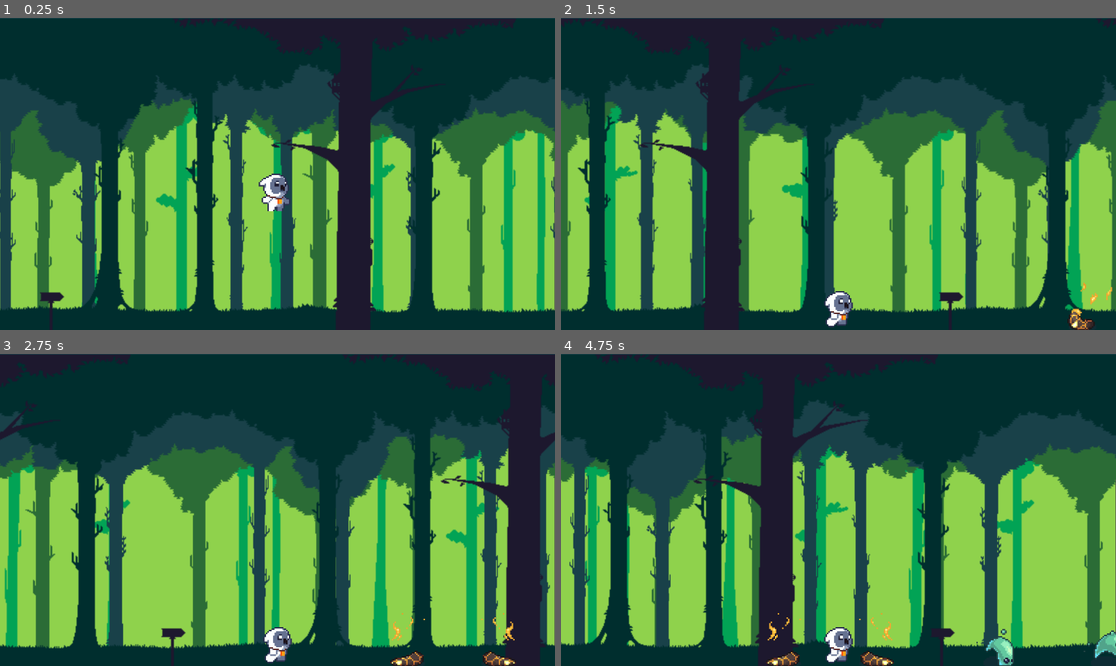
Above: before the commit, frames 1-4 (two rows, left to right).
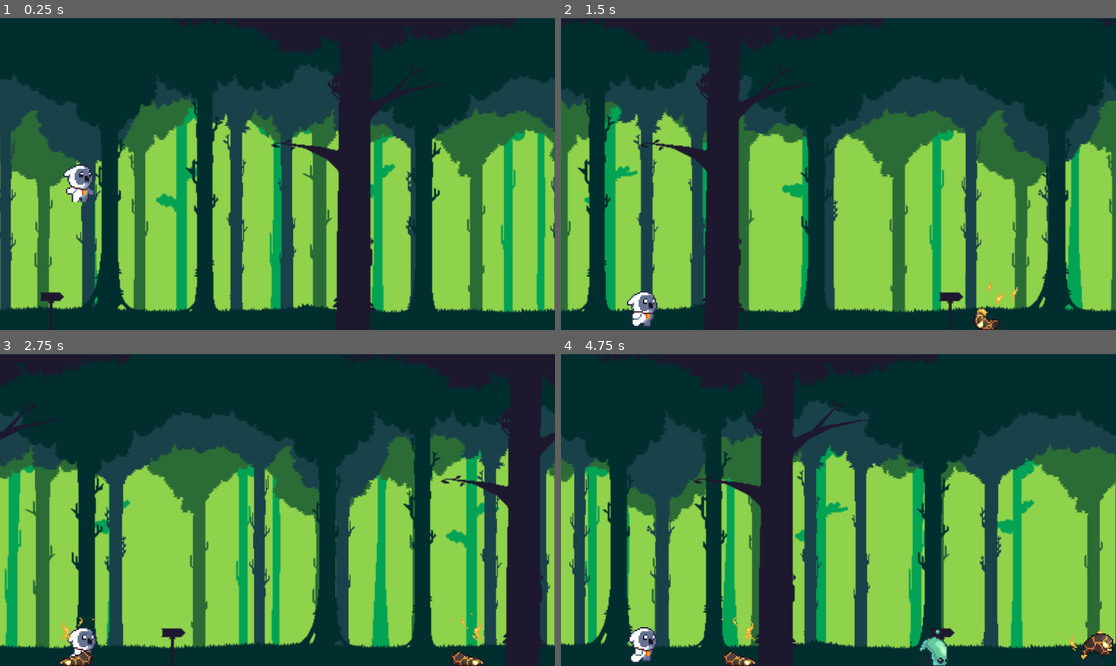
Above: after the commit, the same moments.

Repository: lodvig1337/jetpack-joyride
Game: Godot game, scene res://scenes/main.tscn
The game is run twice, just before and just after one commit, with the same random seed, the same clock (stepped at 60 frames per second) and the same inputs.
Inputs:
- Up to frame 1 (0.25 s): no input
- Up to frame 2 (1.5 s): tap Enter (ui_accept) at 0.5, 0.77 s
- Up to frame 3 (2.75 s): tap Enter (ui_accept) at 1.52 s
- Up to frame 4 (4.75 s): tap Enter (ui_accept) at 3.02, 3.77, 4.52 s

The runs differ from the first frame. In frame 1, 0.9% of the frame differs, in the area x 11-53%, y 46-62%; in frame 2, 1.4%; in frame 3, 1.8%; in frame 4, 2.7%, in the area x 12-100%, y 83-100%.

Commit message:
fixade så att mobsen rör sig olika snabbt

Diff:
--- a/jetpack_joyridejet/scenes/main.gd
+++ b/jetpack_joyridejet/scenes/main.gd
@@ -16,7 +16,7 @@
 	if range <= 2:
 		spawn_slime_amount(100)
 		spawn_slime_amount()
-	elif range <= 9:
+	elif range <= 7:
 		spawn_slime_amount()
 	else:
 		spawn_slime_amount(100)
--- a/jetpack_joyridejet/scenes/main.tscn
+++ b/jetpack_joyridejet/scenes/main.tscn
@@ -11,7 +11,7 @@
 script = ExtResource("1_7g5d6")
 
 [node name="player" parent="." instance=ExtResource("1_3andj")]
-position = Vector2(576, 324)
+position = Vector2(170, 305)
 
 [node name="floor" type="StaticBody2D" parent="."]
 
--- a/jetpack_joyridejet/scenes/slime.tscn
+++ b/jetpack_joyridejet/scenes/slime.tscn
@@ -391,5 +391,5 @@
 [node name="AnimatedSprite2D" type="AnimatedSprite2D" parent="Area2D"]
 texture_filter = 1
 sprite_frames = SubResource("SpriteFrames_4u1c6")
-animation = &"slime1"
-frame_progress = 0.8536
+animation = &"slime3"
+frame_progress = 0.557686
--- a/jetpack_joyridejet/scripts/slime.gd
+++ b/jetpack_joyridejet/scripts/slime.gd
@@ -1,12 +1,24 @@
 extends Node2D
 
+var speed = 100
 # Called when the node enters the scene tree for the first time.
 func _ready() -> void:
-	$Area2D/AnimatedSprite2D.play("slime"+str(randi_range(1,6)))
+	var rand_value = randi_range(1,6)
+
+	if rand_value == 1 || rand_value == 3:
+		speed = 600
+
+	elif rand_value == 2:
+		speed = 500
+
+	else:
+		speed = 300
+
+	$Area2D/AnimatedSprite2D.play("slime"+str(rand_value))
 
 # Called every frame. 'delta' is the elapsed time since the previous frame.
 func _process(delta: float) -> void:
-	position.x -= delta*randi_range(100,300)
+	position.x -= delta*speed
 
 	if position.x < -25:
 		queue_free()
